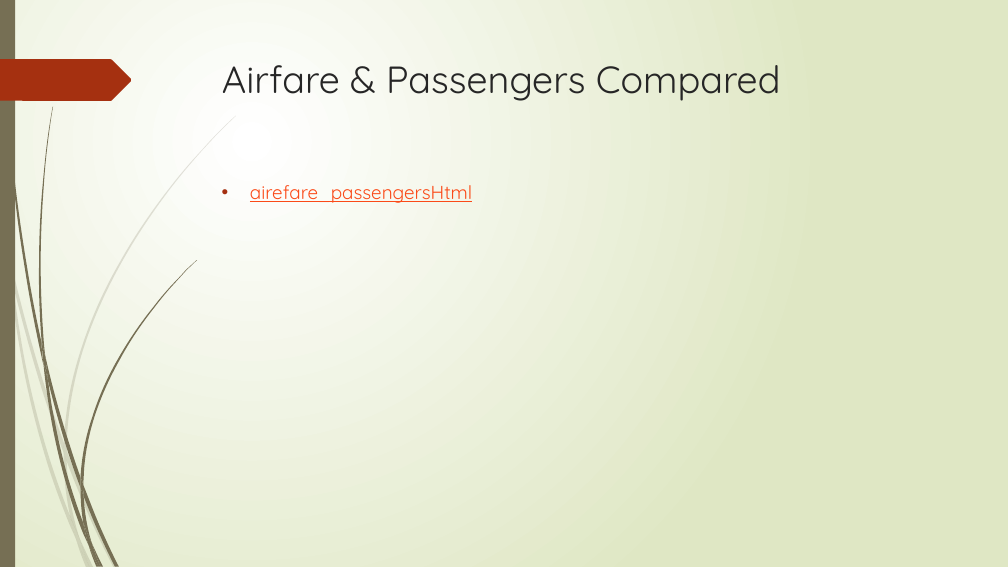
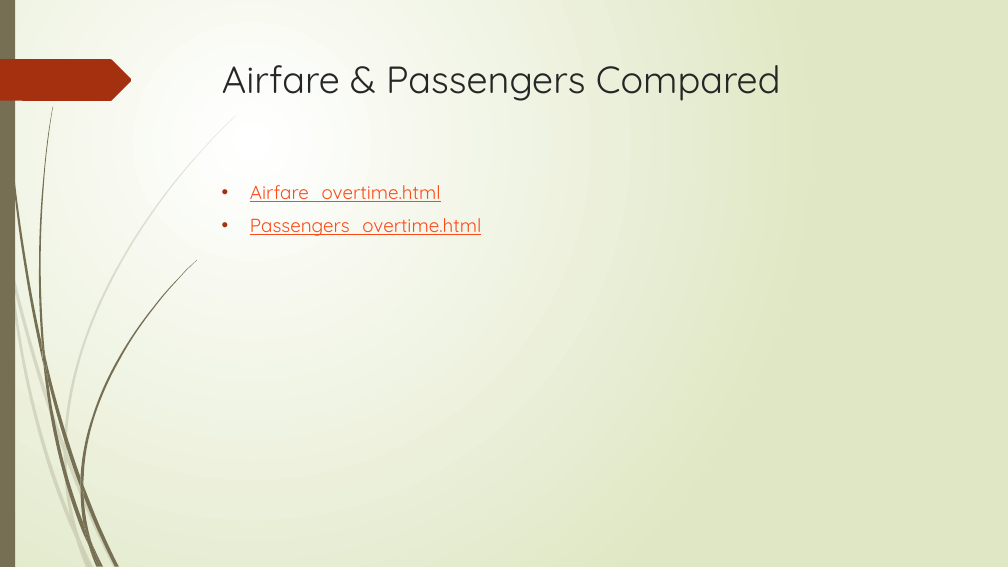
Before and after one commit to darstsharon/FlightCostAnalysis, a slide deck: slide 9 of Flight Cost Analysis.pptx. Drawn at 1008x567 pixels with LibreOffice and Linux fonts; fonts in the diff are those of the drawing. Boxes give left, top, right and bottom in pixels: in the first picture for what was removed or moved away, otherwise in the second. Text is boxed around its words. In the diff, an @@ line names an element or a change of style, - is before the commit and + after.

```diff
--- a/Flight Cost Analysis.pptx
+++ b/Flight Cost Analysis.pptx
@@ text at [250, 185, 481, 236]: text changed @@
-• airefare_passengersHtml
+• Airfare_overtime.html
+• Passengers_overtime.html
```
Also in this commit, not shown: 9 other slides changed, 1 slide added, 1 slide removed, 2 other files.
